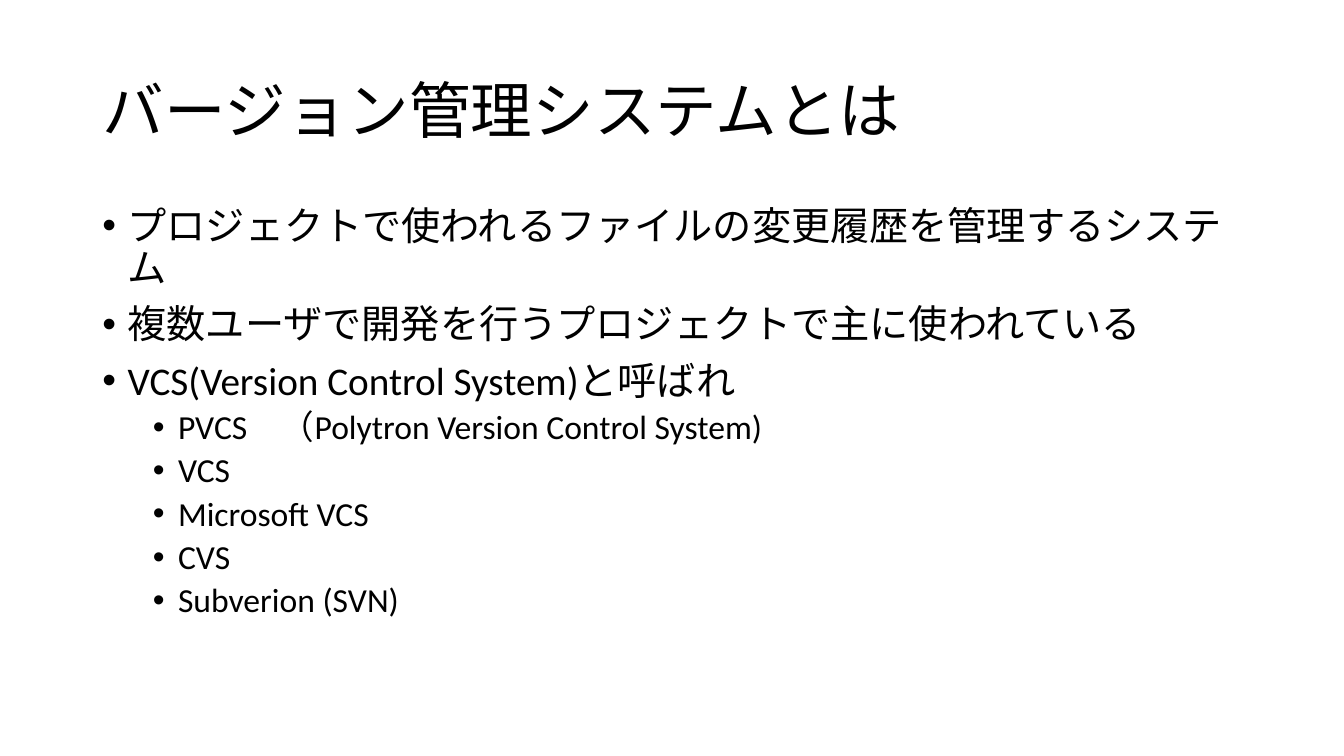
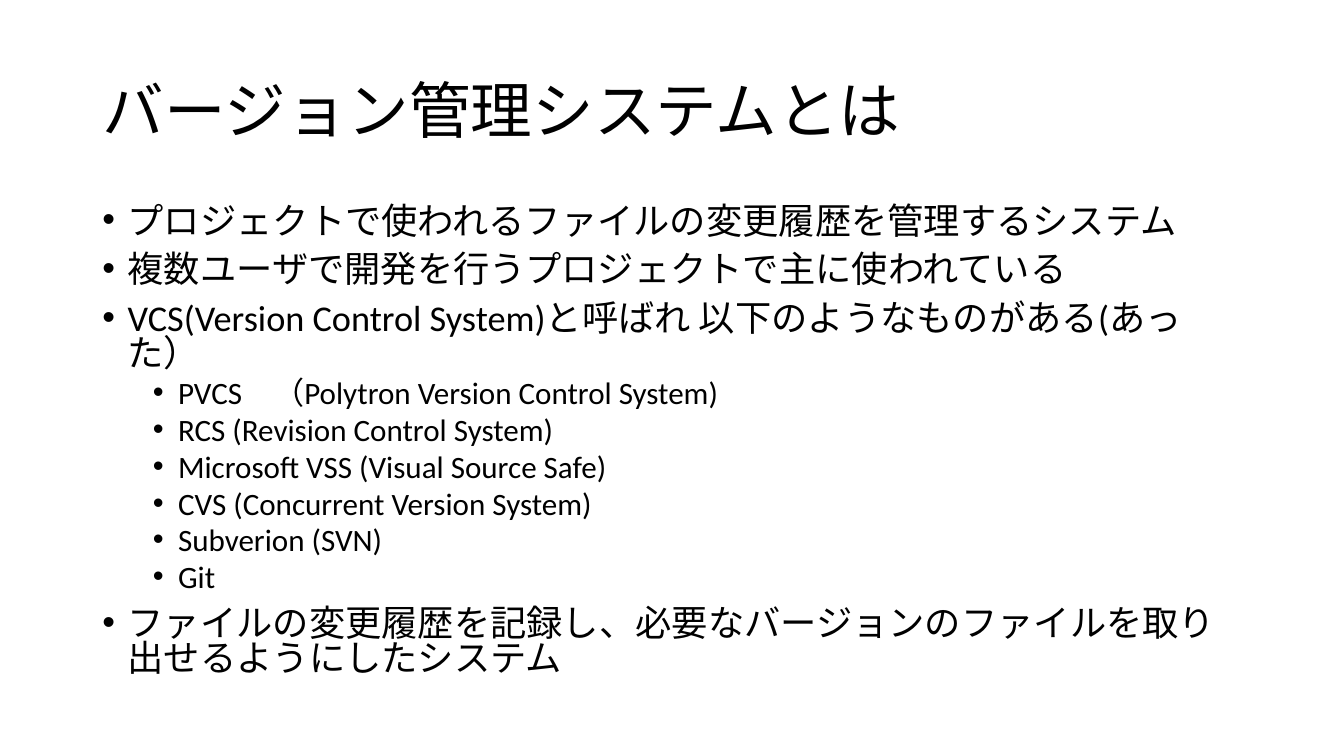
Before and after one commit to kunita18/githubdoc, a slide deck: slide 3 of ppt/GitHub.pptx. Drawn at 1344x756 pixels with LibreOffice and Linux fonts; fonts in the diff are those of the drawing. Boxes give left, top, right and bottom in pixels: in the first picture for what was removed or moved away, otherwise in the second. Text is boxed around its words. In the diff, an @@ line names an element or a change of style, - is before the commit and + after.

Commit message:
PPT changed

```diff
--- a/ppt/GitHub.pptx
+++ b/ppt/GitHub.pptx
@@ text at box(128, 203, 1177, 555): size 28 to 25.9 pt in "プロジェクトで使われるファイルの変更履歴を管理するシステム", "複数ユーザで開発を行うプロジェクトで主に使われている"; size 24 to 22.2 pt in "PVCS （Polytron Version Control System)", "Subverion (SVN)"; line spacing 0.9 to 0.8 @@
@@ text at box(128, 300, 1182, 370): text changed; size 28 to 25.9 pt @@
-• VCS(Version Control System)と呼ばれ
+• VCS(Version Control System)と呼ばれ 以下のようなものがある(あった）
@@ text at box(178, 418, 607, 520): text changed; size 24 to 22.2 pt @@
-  • VCS
-  • Microsoft VCS
-  • CVS
+  • RCS (Revision Control System)
+  • Microsoft VSS (Visual Source Safe)
+  • CVS (Concurrent Version System)
@@ text at box(128, 566, 1215, 674): paragraphs added @@
+  • Git
+• ファイルの変更履歴を記録し、必要なバージョンのファイルを取り出せるようにしたシステム
```
